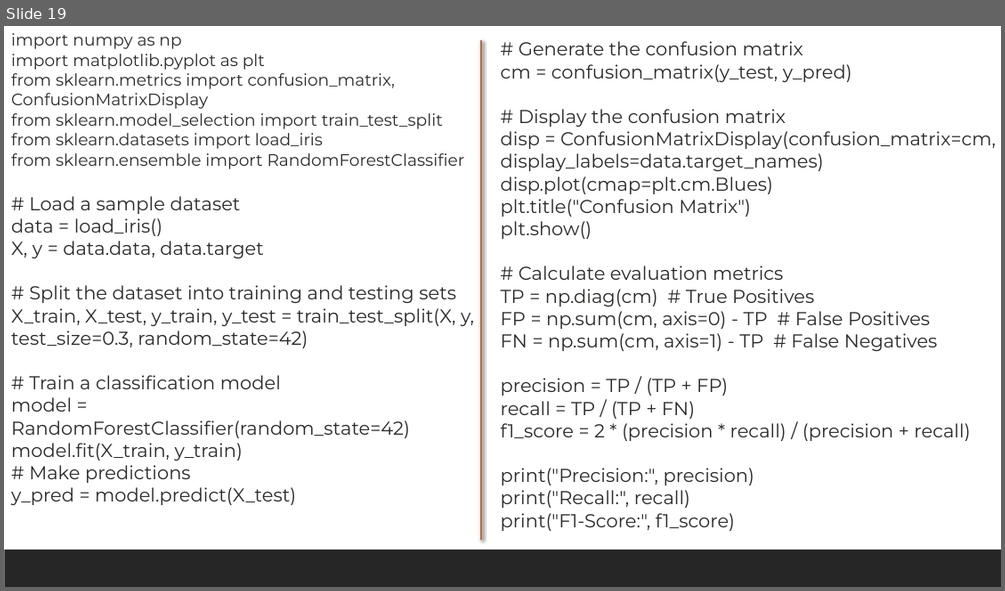
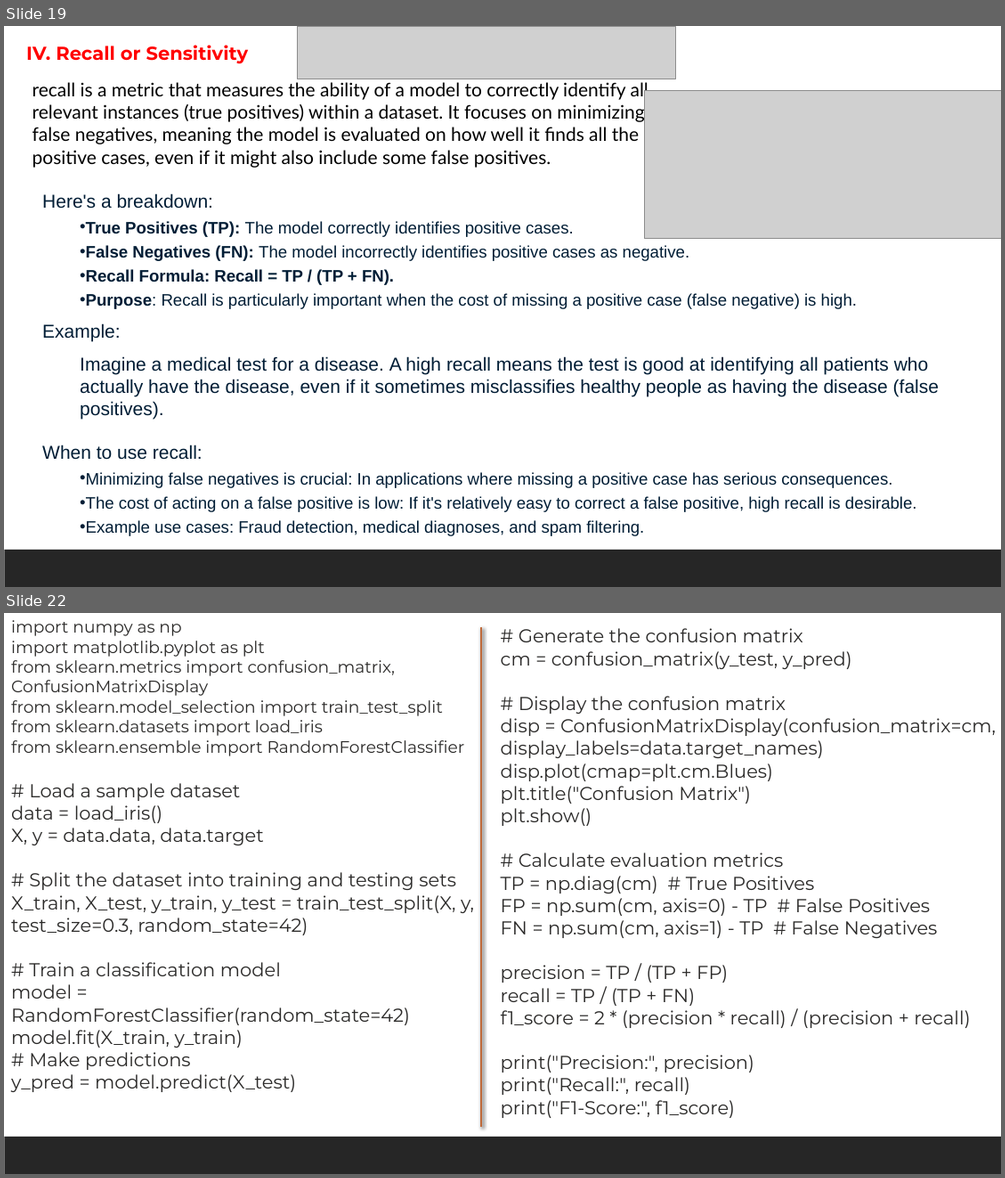
Before and after one commit to shahil04/ds_materials, a slide deck: 8.0_Machine Learning/ml_class/ml_class_notes/class_3_Logistic_regression_class.pptx. Shown one above the other, each under a label of ours: slide 19 before the commit, slides 19 and 22 after it; the slides between them are not shown. The pictures are 1005x591 and 1005x1178 pixels, drawn with LibreOffice and Linux fonts; fonts in the diff are those of the drawing; grey boxes stand for pictures. Boxes give left, top, right and bottom in pixels: in the first picture for what was removed or moved away, otherwise in the second. Text is boxed around its words. In the diff, an @@ line names an element or a change of style, - is before the commit and + after.

```diff
--- a/8.0_Machine Learning/ml_class/ml_class_notes/class_3_Logistic_regression_class.pptx
+++ b/8.0_Machine Learning/ml_class/ml_class_notes/class_3_Logistic_regression_class.pptx
@@ slide 19 added at <box>4,26,1001,587</box>, background #FFFFFF; not listed: 1 template element that a slide beside it also shows @@
@@ text added at <box>26,45,248,64</box>, 18 pt, text #FF0000, bold @@
+IV. Recall or Sensitivity
@@ picture added at <box>298,26,676,79</box> @@
@@ text added at <box>32,82,648,168</box>, 18 pt, text #000000 @@
+recall is a metric that measures the ability of a model to correctly identify all relevant instances (true positives) within a dataset. It focuses on minimizing false negatives, meaning the model is evaluated on how well it finds all the positive cases, even if it might also include some false positives.
@@ picture added at <box>645,104,1001,189</box> @@
@@ picture added at <box>645,91,1001,239</box> @@
@@ text added at <box>42,193,938,536</box>, 16 pt, text #001D35 @@
+Here's a breakdown:
+  • True Positives (TP): The model correctly identifies positive cases.
+  • False Negatives (FN): The model incorrectly identifies positive cases as negative.
+  • Recall Formula: Recall = TP / (TP + FN).
+  • Purpose: Recall is particularly important when the cost of missing a positive case (false negative) is high.
+Example:
+  Imagine a medical test for a disease. A high recall means the test is good at identifying all patients who actually have the disease, even if it sometimes misclassifies healthy people as having the disease (false positives).
+When to use recall:
+  • Minimizing false negatives is crucial: In applications where missing a positive case has serious consequences.
+  • The cost of acting on a false positive is low: If it's relatively easy to correct a false positive, high recall is desirable.
+  • Example use cases: Fraud detection, medical diagnoses, and spam filtering.
@@ what was slide 19 is now slide 22 @@
```
Also in this commit, not shown: 9 slides changed, 10 other slides added, 5 slides removed, 21 other files.
